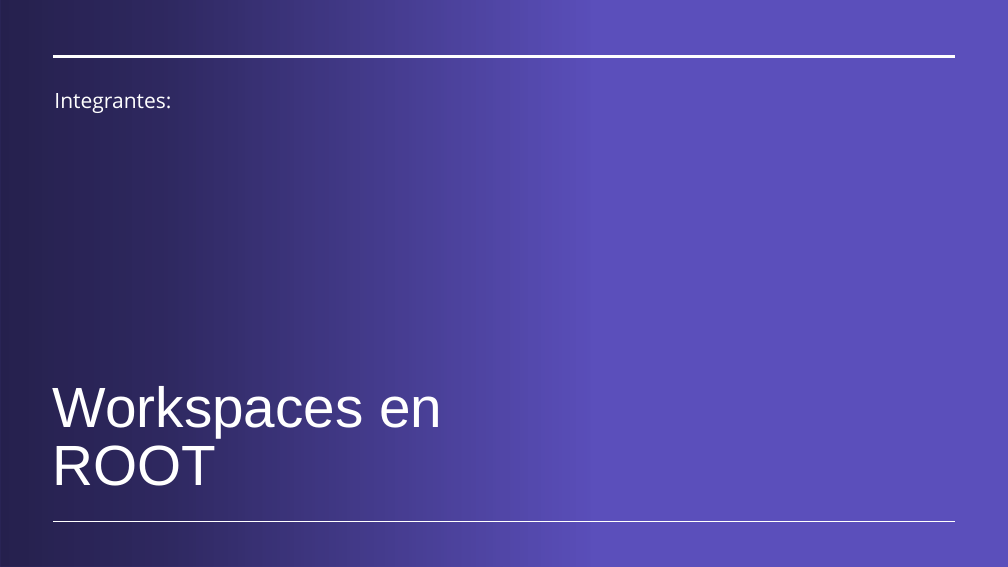
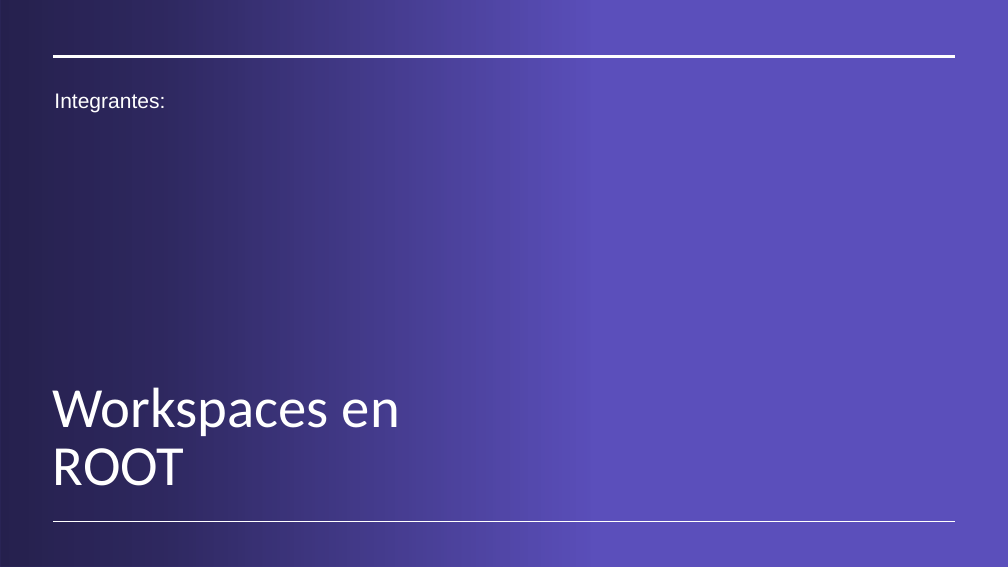
Before and after one commit to cdavidgutierrez/ProyectoFinal_CERN_ROOT, a slide deck: slide 1 of Workspaces en root.pptx. Drawn at 1008x567 pixels with LibreOffice and Linux fonts; fonts in the diff are those of the drawing; background and template pictures are left out. Boxes give left, top, right and bottom in pixels: in the first picture for what was removed or moved away, otherwise in the second. Text is boxed around its words. In the diff, an @@ line names an element or a change of style, - is before the commit and + after.

```diff
--- a/Workspaces en root.pptx
+++ b/Workspaces en root.pptx
@@ subtitle "Integrantes:" at [54,93,165,113]: font Open Sans to Arial; more space between paragraphs @@
@@ title "Workspaces en ROOT" at [53,387,400,486]: font Arial to Calibri @@
```
Also in this commit, not shown: 16 other slides changed, 5 slides added, 1 slide removed.
